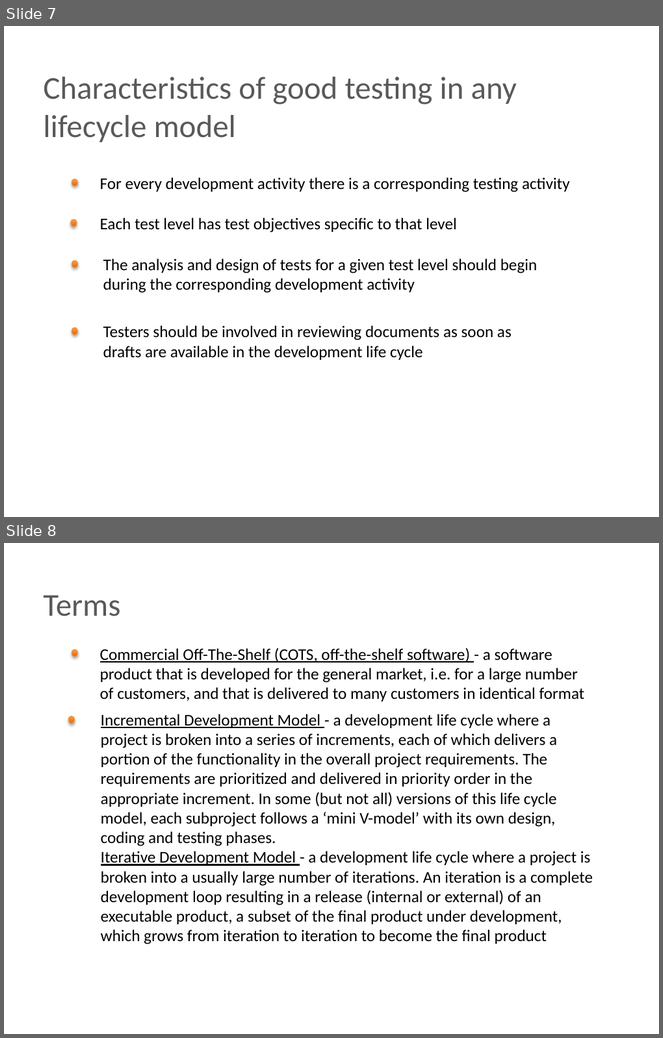
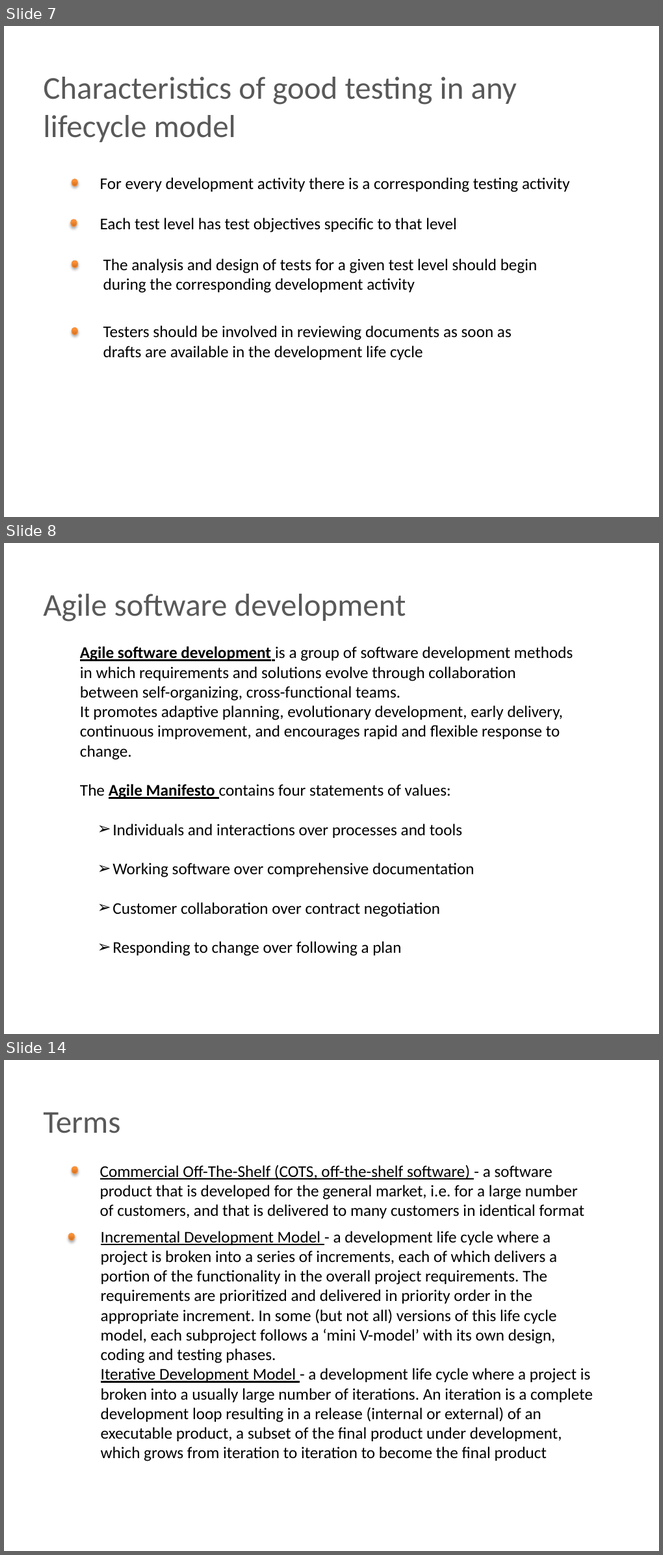
Before and after one commit to BigRacer/swtesting, a slide deck: inna/Занятие2/Занятие 2.pptx. Shown one above the other, each under a label of ours: slides 7 and 8 before the commit, slides 7, 8 and 14 after it; the slides between them are not shown. The pictures are 663x1038 and 663x1555 pixels, drawn with LibreOffice and Linux fonts; fonts in the diff are those of the drawing; background and template pictures are left out. Boxes give left, top, right and bottom in pixels: in the first picture for what was removed or moved away, otherwise in the second. Text is boxed around its words. In the diff, an @@ line names an element or a change of style, - is before the commit and + after.

```diff
--- a/inna/Занятие2/Занятие 2.pptx
+++ b/inna/Занятие2/Занятие 2.pptx
@@ slide 8 added at bbox=[4, 543, 659, 1034], background picture (left out) @@
@@ text added at bbox=[43, 594, 406, 622], 35 pt, text #595959 @@
+Agile software development
@@ text added at bbox=[80, 646, 573, 956], 18 pt, text #000000 @@
+Agile software development is a group of software development methods in which requirements and solutions evolve through collaboration between self-organizing, cross-functional teams.
+It promotes adaptive planning, evolutionary development, early delivery, continuous improvement, and encourages rapid and flexible response to change.
+The Agile Manifesto contains four statements of values:
+  ➢ Individuals and interactions over processes and tools
+  ➢ Working software over comprehensive documentation
+  ➢ Customer collaboration over contract negotiation
+  ➢ Responding to change over following a plan
@@ what was slide 8 is now slide 14 @@
```
Also in this commit, not shown: 5 other slides added.
